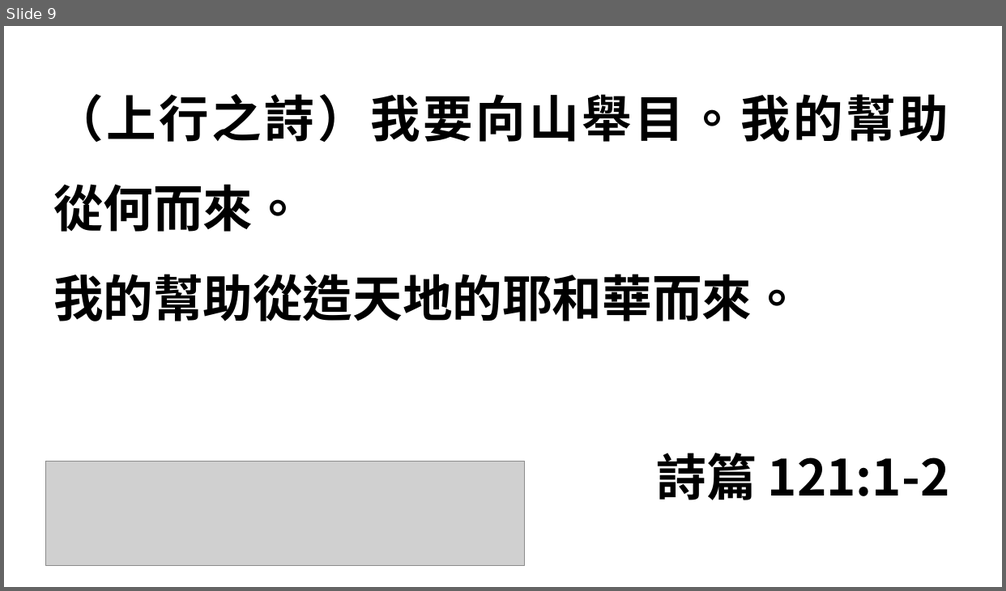
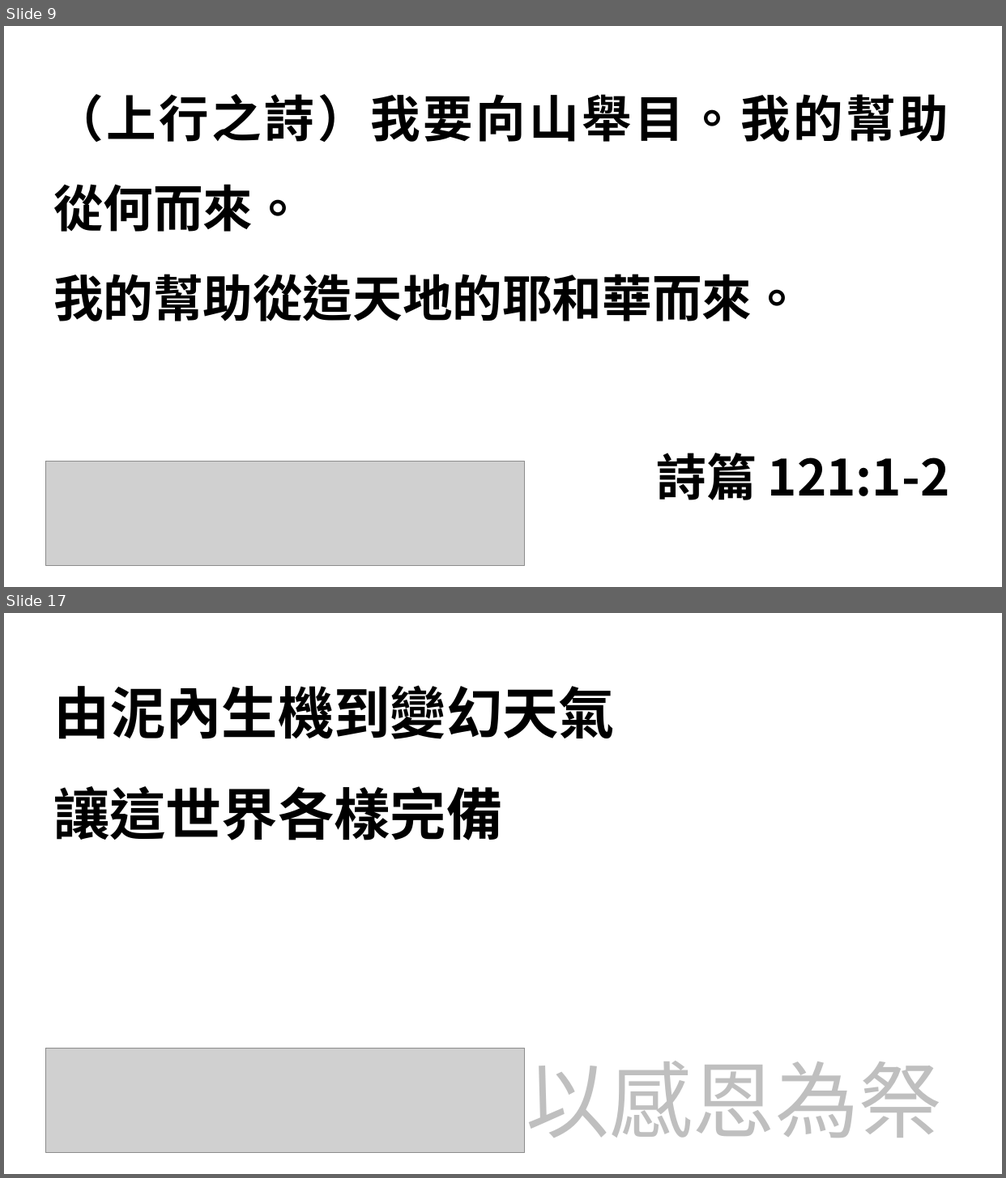
Before and after one commit to pangyan/ridiculands-references, a slide deck: hymns/20171008.pptx. Shown one above the other, each under a label of ours: slide 9 before the commit, slides 9 and 17 after it; the slides between them are not shown. The pictures are 1006x591 and 1006x1178 pixels, drawn with LibreOffice and Linux fonts; fonts in the diff are those of the drawing; grey boxes stand for pictures. Boxes give left, top, right and bottom in pixels: in the first picture for what was removed or moved away, otherwise in the second. Text is boxed around its words. In the diff, an @@ line names an element or a change of style, - is before the commit and + after.

```diff
--- a/hymns/20171008.pptx
+++ b/hymns/20171008.pptx
@@ slide 17 added at box(4, 613, 1002, 1174), background #FFFFFF @@
@@ text added at box(53, 685, 615, 841), 54 pt, text #000000, bold @@
+由泥內生機到變幻天氣
+讓這世界各樣完備
@@ picture added at box(46, 1049, 524, 1152) @@
@@ text added at box(526, 1061, 941, 1138), 80 pt, text #BFBFBF @@
+以感恩為祭
```
Also in this commit, not shown: 2 slides changed, 27 other slides added.
